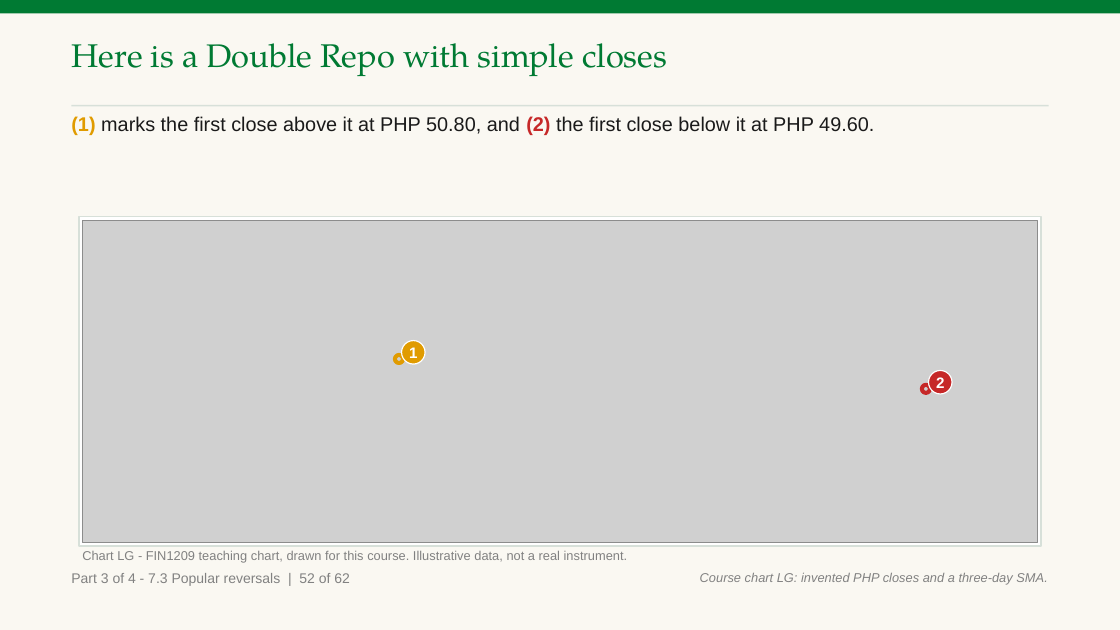
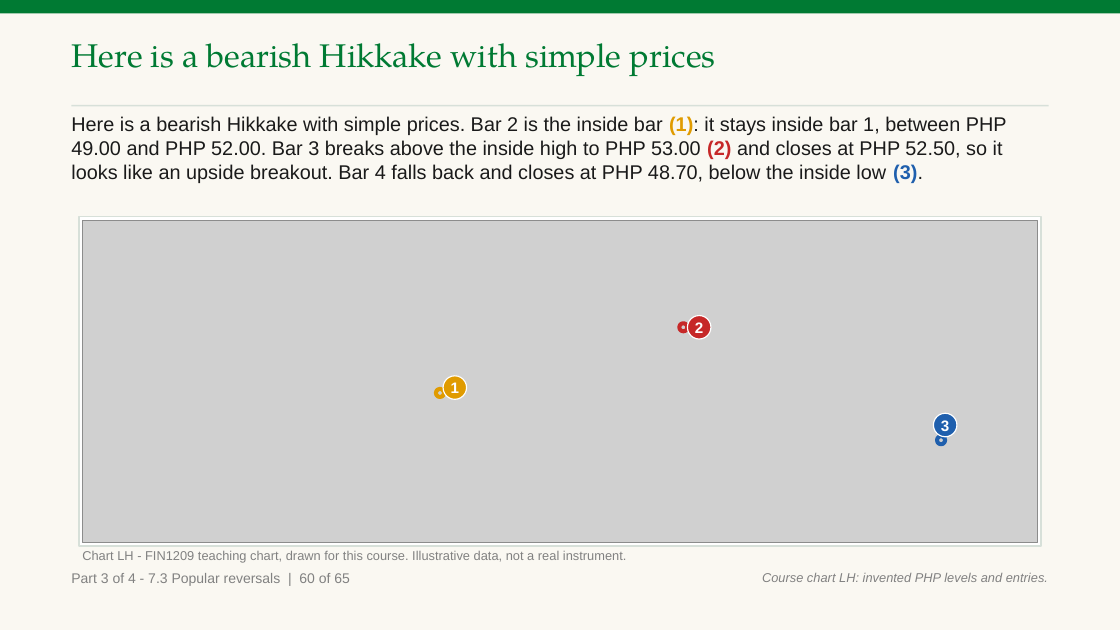
Before and after one commit to benjiesotelo-sudo/Telos_FIN1209, a slide deck: slide 214 of chapter-07/FIN1209-Chapter-07.pptx (slide 204 before the commit). Drawn at 1120x630 pixels with LibreOffice and Linux fonts; fonts in the diff are those of the drawing; grey boxes stand for pictures. Boxes give left, top, right and bottom in pixels: in the first picture for what was removed or moved away, otherwise in the second. Text is boxed around its words. In the diff, an @@ line names an element or a change of style, - is before the commit and + after.

Commit message:
Chapter 7 Part 3: fix the strict read (key reversal through Hikkake) (#49)
* Chapter 7 Part 3: fix the strict reads (reversal patterns, marks, wording, charts)

* Chapter 7 Part 3: fix the third strict read (Fig 7.17/7.19/7.24/7.30 marks and crops, Chart M volume boxes, Chart LA range bracket)

```diff
--- a/chapter-07/FIN1209-Chapter-07.pptx
+++ b/chapter-07/FIN1209-Chapter-07.pptx
@@ text at [71,43,716,76]: text changed @@
-Here is a Double Repo with simple closes
+Here is a bearish Hikkake with simple prices
@@ text at [71,116,1007,183]: text changed @@
-(1) marks the first close above it at PHP 50.80, and (2) the first close below it at PHP 49.60.
+Here is a bearish Hikkake with simple prices. Bar 2 is the inside bar (1): it stays inside bar 1, between PHP 49.00 and PHP 52.00. Bar 3 breaks above the inside high to PHP 53.00 (2) and closes at PHP 52.50, so it looks like an upside breakout. Bar 4 falls back and closes at PHP 48.70, below the inside low (3).
@@ ellipse: place and size @@
-ellipse at [922,385,930,393]
+ellipse at [680,323,688,332]
@@ ellipse "2": place and size @@
-ellipse "2" at [928,371,952,394]
+ellipse "2" at [687,316,711,339]
@@ ellipse: place and size @@
-ellipse at [395,355,403,364]
+ellipse at [436,389,444,397]
@@ ellipse "1": place and size @@
-ellipse "1" at [402,340,425,364]
+ellipse "1" at [443,376,466,399]
@@ ellipse added at [933,413,957,437], fill #1F5FAD, outline #FFFFFF 1 pt, 13 pt, text #FFFFFF, bold @@
+3
@@ ellipse added at [937,436,945,444], outline #1F5FAD 3.5 pt @@
@@ text at [82,551,627,563]: text changed @@
-Chart LG - FIN1209 teaching chart, drawn for this course. Illustrative data, not a real instrument.
+Chart LH - FIN1209 teaching chart, drawn for this course. Illustrative data, not a real instrument.
@@ text at [71,573,350,586]: text changed @@
-Part 3 of 4 - 7.3 Popular reversals | 52 of 62
+Part 3 of 4 - 7.3 Popular reversals | 60 of 65
@@ text at [762,573,1048,582]: text changed @@
-Course chart LG: invented PHP closes and a three-day SMA.
+Course chart LH: invented PHP levels and entries.
```
Also in this commit, not shown: 88 other slides changed, 4 slides added, 1 slide removed, 5 other files.
